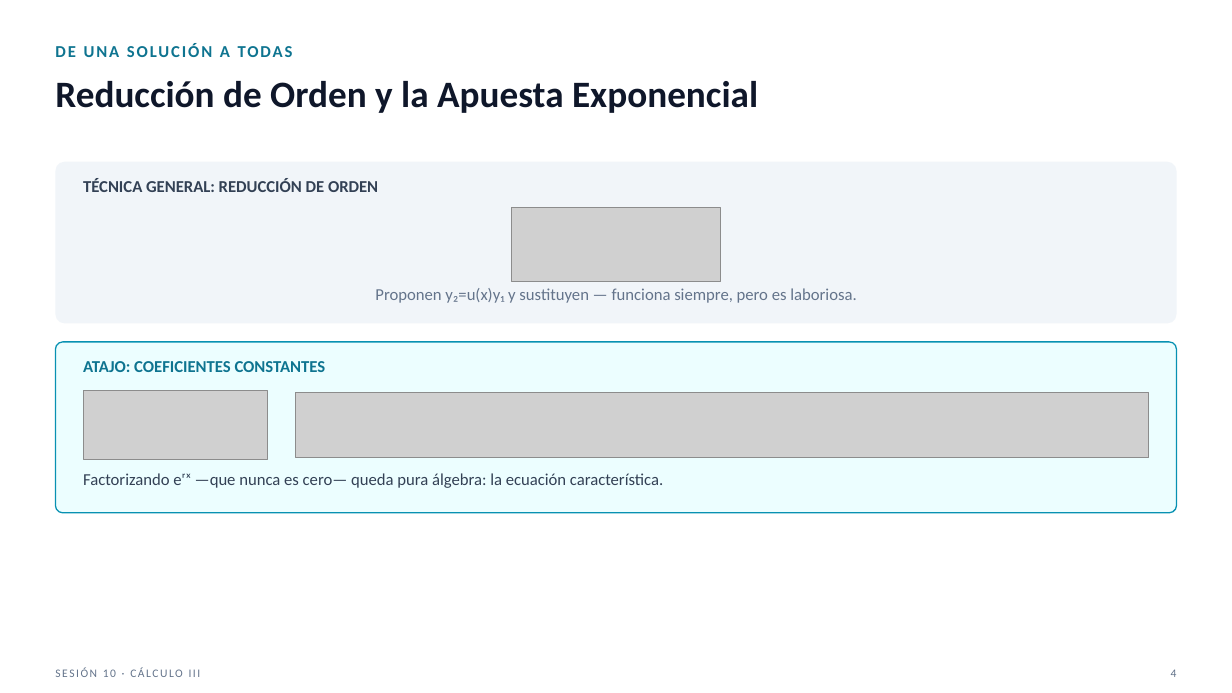
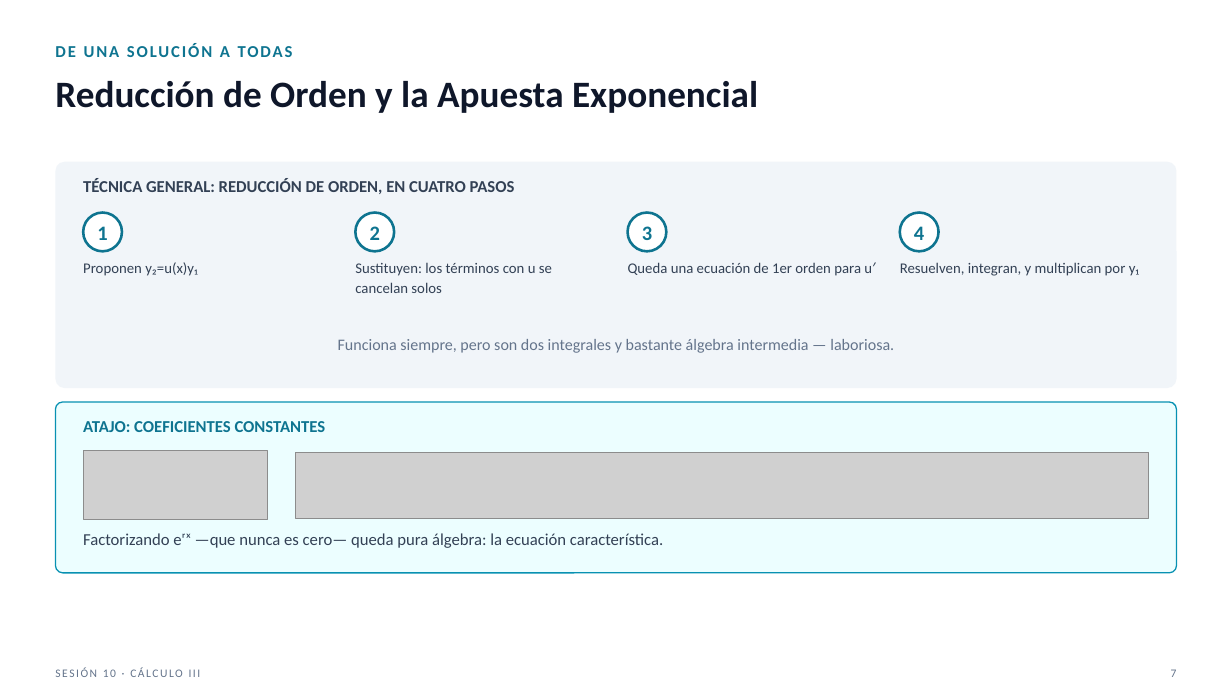
Before and after one commit to SernaEd/FirmsSimulationClass, a slide deck: slide 7 of sesion10/Sesion10_Metodos_de_Solucion_Claro.pptx (slide 4 before the commit). Drawn at 1232x693 pixels with LibreOffice and Linux fonts; fonts in the diff are those of the drawing; grey boxes stand for pictures. Boxes give left, top, right and bottom in pixels: in the first picture for what was removed or moved away, otherwise in the second. Text is boxed around its words. In the diff, an @@ line names an element or a change of style, - is before the commit and + after.

```diff
--- a/sesion10/Sesion10_Metodos_de_Solucion_Claro.pptx
+++ b/sesion10/Sesion10_Metodos_de_Solucion_Claro.pptx
@@ rounded rectangle: place and size @@
-rounded rectangle at box(55, 162, 1177, 323)
+rounded rectangle at box(55, 162, 1177, 388)
@@ rounded rectangle at box(55, 162, 1177, 388): proportions changed @@
@@ text at box(83, 178, 515, 194): text changed @@
-TÉCNICA GENERAL: REDUCCIÓN DE ORDEN
+TÉCNICA GENERAL: REDUCCIÓN DE ORDEN, EN CUATRO PASOS
@@ picture removed at box(511, 208, 720, 282) @@
@@ ellipse added at box(83, 213, 122, 251), fill #FFFFFF, outline #0E7490 2 pt @@
@@ text added at box(97, 226, 107, 240), 16 pt, text #0E7490, bold @@
+1
@@ ellipse added at box(356, 213, 395, 251), fill #FFFFFF, outline #0E7490 2 pt @@
@@ text added at box(370, 226, 380, 240), 16 pt, text #0E7490, bold @@
+2
@@ ellipse added at box(628, 213, 666, 251), fill #FFFFFF, outline #0E7490 2 pt @@
@@ text added at box(642, 226, 652, 240), 16 pt, text #0E7490, bold @@
+3
@@ text "4": place and size @@
-text "4" at box(1171, 669, 1177, 677)
+text "4" at box(914, 226, 924, 240)
@@ text "4" at box(914, 226, 924, 240): size 9 to 16 pt, text colour #64748B to #0E7490, bold on; alignment right to centre @@
@@ ellipse added at box(900, 213, 939, 251), fill #FFFFFF, outline #0E7490 2 pt @@
@@ text at box(83, 262, 197, 276): text changed; size 13 to 11.5 pt; text colour #64748B to #334155 @@
-Proponen y₂=u(x)y₁ y sustituyen — funciona siempre, pero es laboriosa.
+Proponen y₂=u(x)y₁
@@ text added at box(355, 263, 552, 293), 11.5 pt, text #334155 @@
+Sustituyen: los términos con u se cancelan solos
@@ text added at box(628, 262, 875, 276), 11.5 pt, text #334155 @@
+Queda una ecuación de 1er orden para u′
@@ text added at box(900, 262, 1139, 276), 11.5 pt, text #334155 @@
+Resuelven, integran, y multiplican por y₁
@@ text added at box(338, 339, 894, 353), 12.5 pt, text #64748B @@
+Funciona siempre, pero son dos integrales y bastante álgebra intermedia — laboriosa.
@@ 2 pictures, 2 texts, 1 rounded rectangle: place and size @@
-2 pictures, 2 texts, 1 rounded rectangle at box(55, 342, 1177, 513)
+2 pictures, 2 texts, 1 rounded rectangle at box(55, 402, 1177, 573)
@@ text added at box(1171, 669, 1177, 677), 9 pt, text #64748B @@
+7
```
Also in this commit, not shown: 15 other slides changed, 9 slides added, 2 other files.
